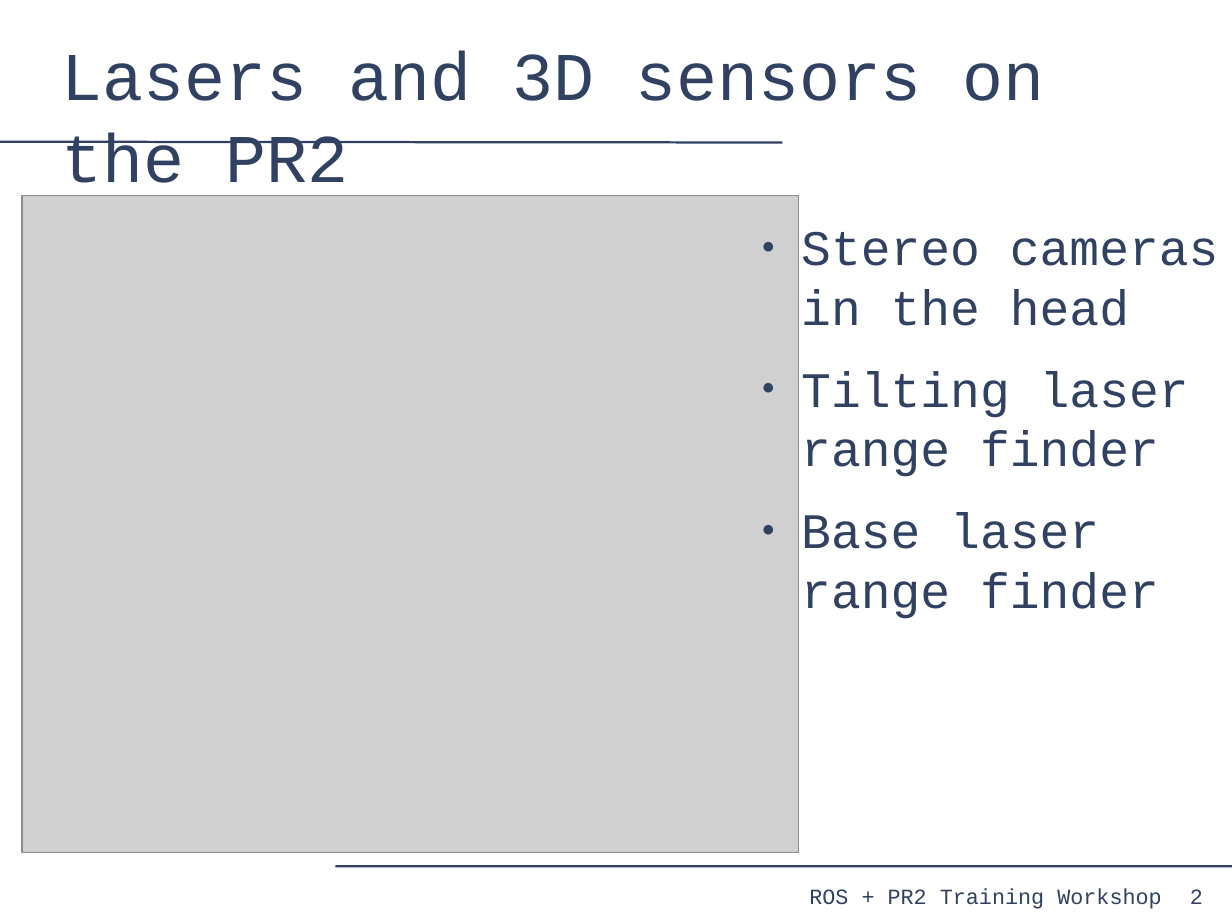
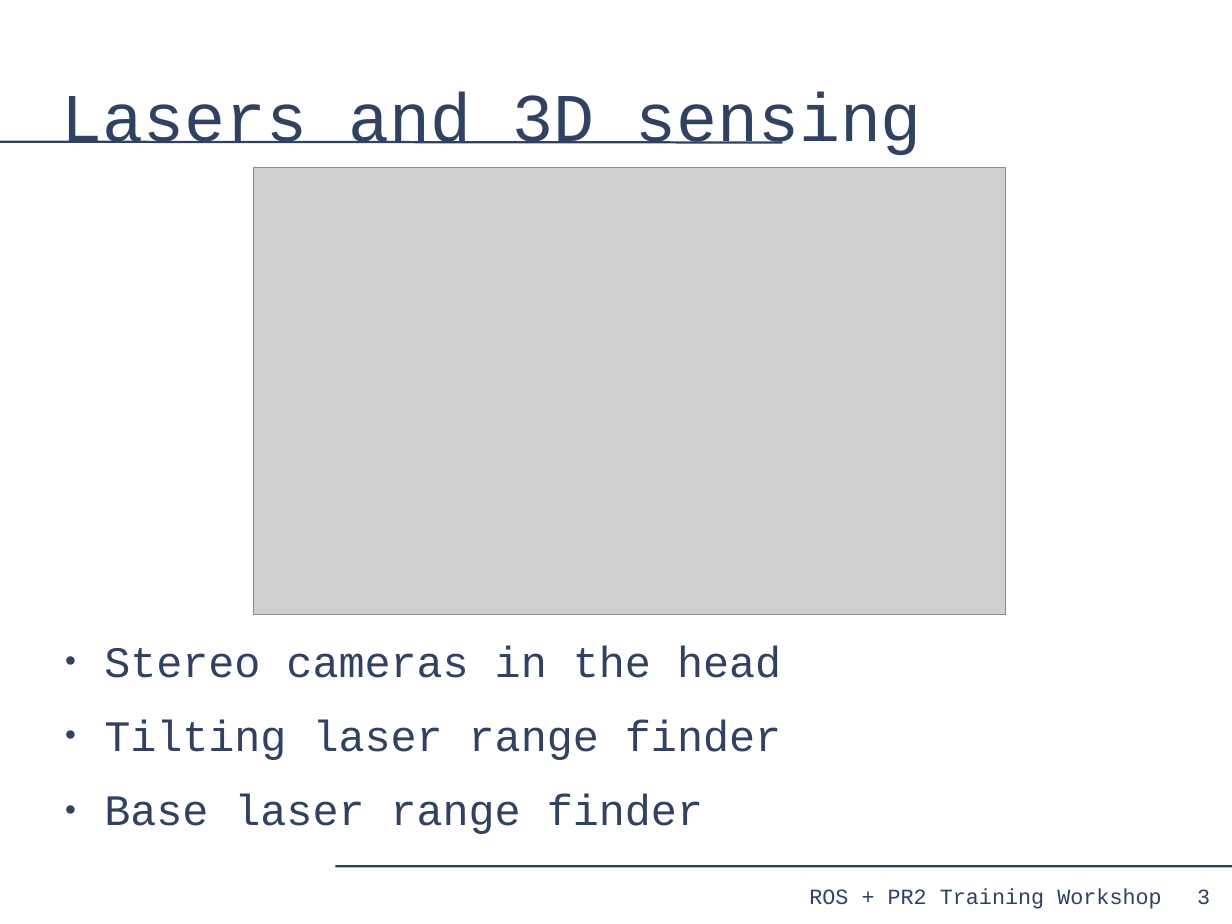
Before and after one commit to PR2/pr2_docs, a slide deck: slide 3 of pr2_training_workshop/processing_laser_data/slides.odp (slide 2 before the commit). Drawn at 1232x924 pixels with LibreOffice and Linux fonts; fonts in the diff are those of the drawing; grey boxes stand for pictures. Boxes give left, top, right and bottom in pixels: in the first picture for what was removed or moved away, otherwise in the second. Text is boxed around its words. In the diff, an @@ line names an element or a change of style, - is before the commit and + after.

```diff
--- a/pr2_training_workshop/processing_laser_data/slides.odp
+++ b/pr2_training_workshop/processing_laser_data/slides.odp
@@ title at bbox=[62, 91, 922, 155]: text changed @@
-Lasers and 3D sensors on the PR2
+Lasers and 3D sensing
@@ picture: place and size @@
-picture at bbox=[22, 196, 799, 852]
+picture at bbox=[254, 168, 1006, 615]
@@ text "Stereo cameras in the head": place and size @@
-text "Stereo cameras in the head" at bbox=[801, 231, 1219, 619]
+text "Stereo cameras in the head" at bbox=[104, 645, 781, 834]
@@ text "Stereo cameras in the head" at bbox=[104, 645, 781, 834]: size 32 to 28 pt @@
@@ page number removed at bbox=[1190, 889, 1203, 904] @@
-2
@@ page number added at bbox=[1197, 889, 1210, 905], 14 pt, text #314162 @@
+3
```
Also in this commit, not shown: 12 other slides changed, 4 slides added, 1 slide removed.
